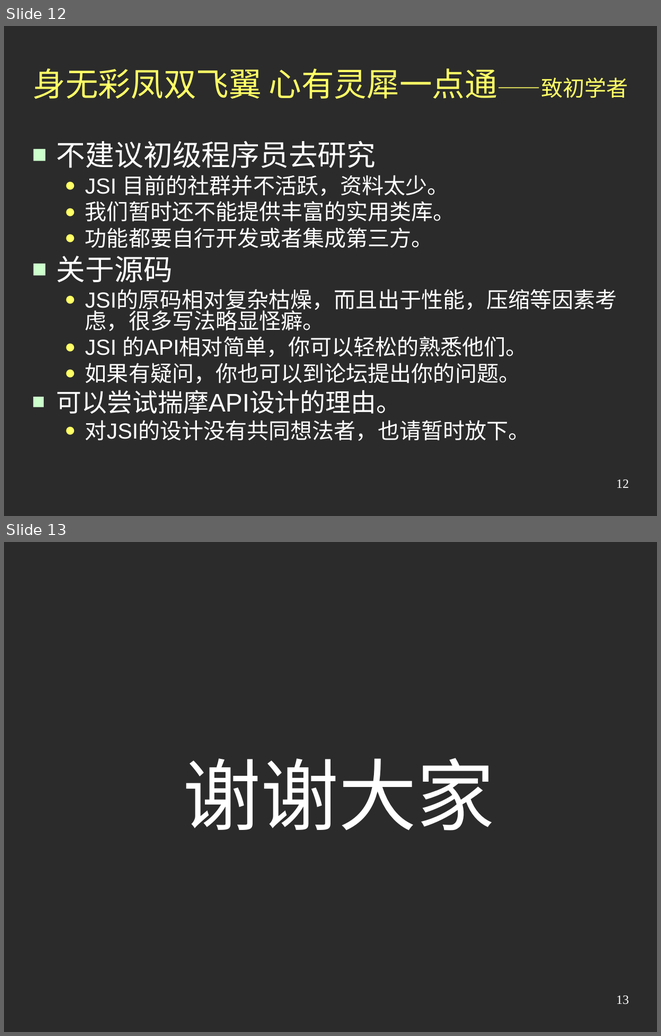
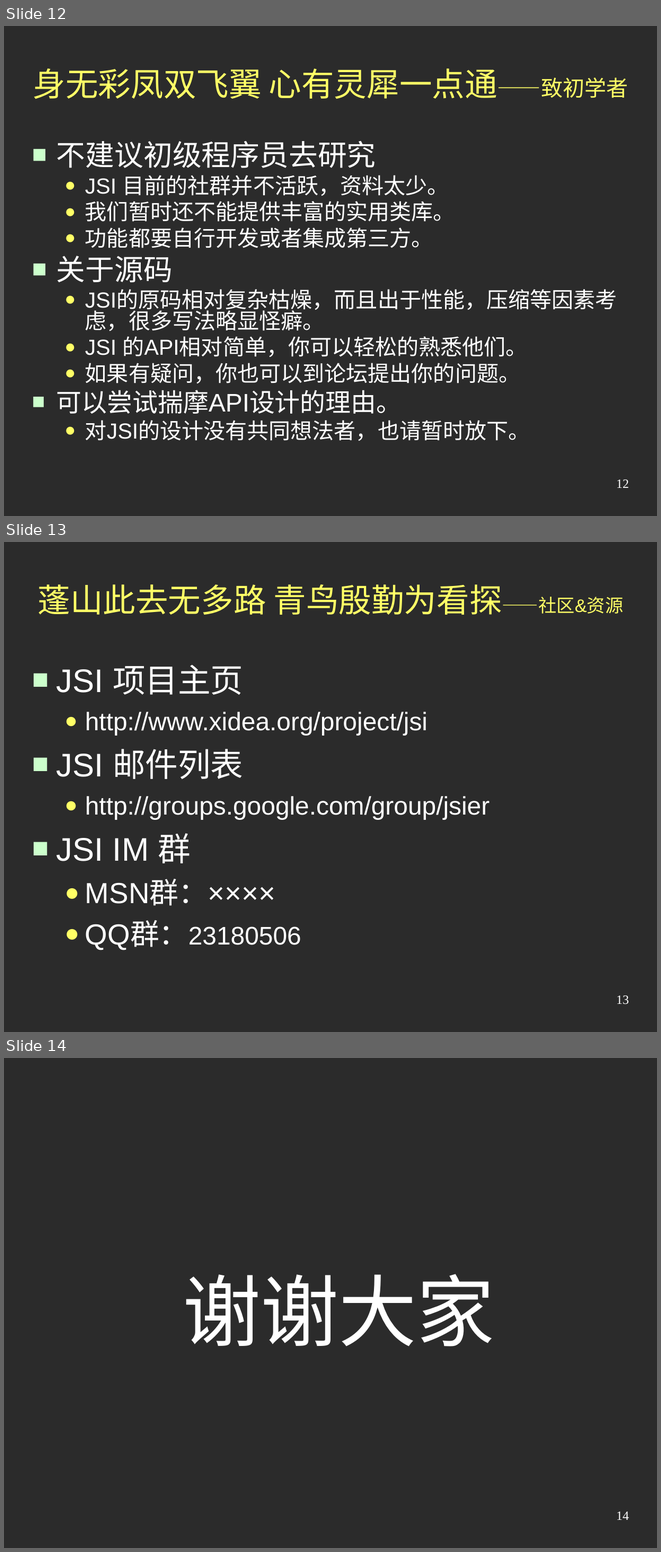
Before and after one commit to jindw/jsi, a slide deck: trunk/JSI2/web/doc/Preview2.ppt. Shown one above the other, each under a label of ours: slides 12 and 13 before the commit, slides 12, 13 and 14 after it. The pictures are 661x1036 and 661x1552 pixels, drawn with LibreOffice and Linux fonts; fonts in the diff are those of the drawing; background and template pictures are left out; a plain dark background stands for a picture behind light text. Boxes give left, top, right and bottom in pixels: in the first picture for what was removed or moved away, otherwise in the second. Text is boxed around its words. In the diff, an @@ line names an element or a change of style, - is before the commit and + after.

```diff
--- a/trunk/JSI2/web/doc/Preview2.ppt
+++ b/trunk/JSI2/web/doc/Preview2.ppt
@@ slide 13 added at (4, 542, 657, 1032), background picture (left out) @@
@@ title added at (38, 584, 624, 615), 36 pt, text #FFFF66 @@
+蓬山此去无多路 青鸟殷勤为看探——社区&资源
@@ text added at (56, 664, 489, 950), 28 pt, text #FFFFFF @@
+■ JSI 项目主页
+  ● http://www.xidea.org/project/jsi
+■ JSI 邮件列表
+  ● http://groups.google.com/group/jsier
+■ JSI IM 群
+  ● MSN群：××××
+  ● QQ群：23180506
@@ page number added at (616, 995, 629, 1004), 14 pt, text #FFFFFF @@
+13
@@ what was slide 13 is now slide 14 @@
@@ page number at (616, 1511, 629, 1520): text changed @@
-13
+14
```
Also in this commit, not shown: 2 slides changed.
